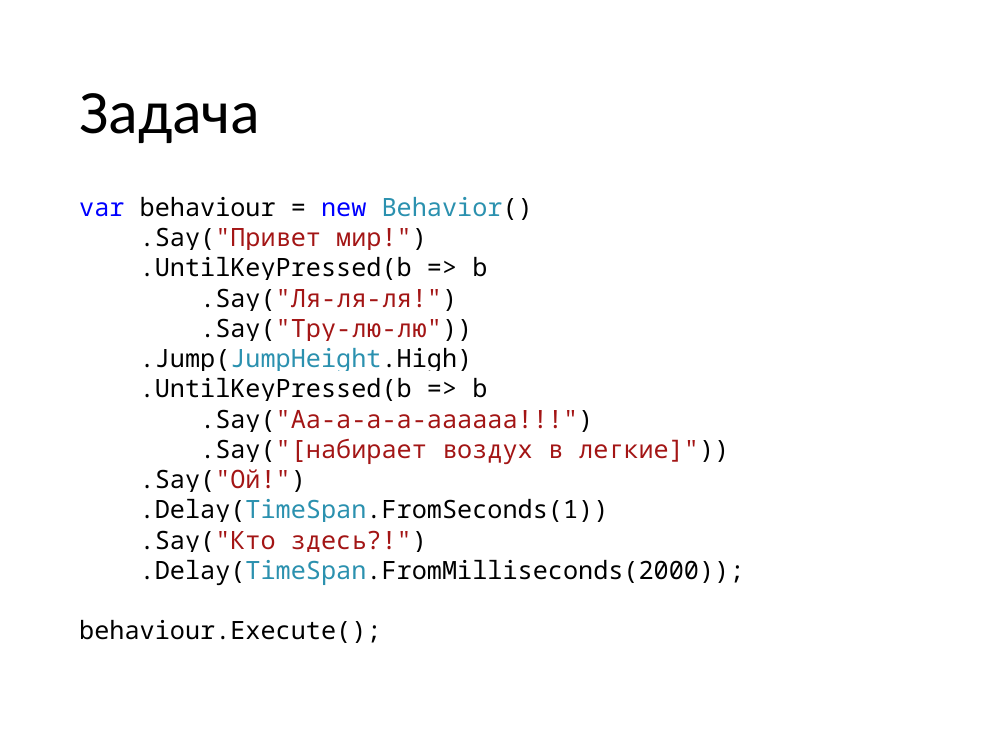
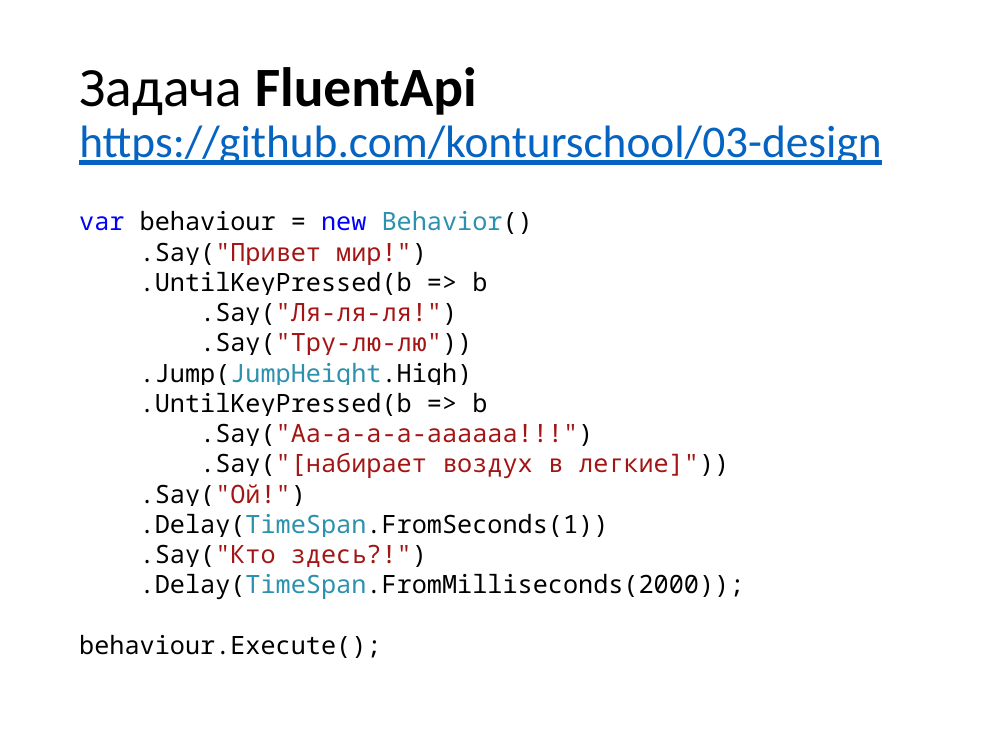
Before and after one commit to valertron/design, a slide deck: slide 17 of Design.pptx. Drawn at 1008x756 pixels with LibreOffice and Linux fonts; fonts in the diff are those of the drawing. Boxes give left, top, right and bottom in pixels: in the first picture for what was removed or moved away, otherwise in the second. Text is boxed around its words. In the diff, an @@ line names an element or a change of style, - is before the commit and + after.

```diff
--- a/Design.pptx
+++ b/Design.pptx
@@ title at <box>79,67,881,165</box>: text changed; size 44 to 32.4 pt; text colour #000000 to #0563C1 @@
-Задача
+Задача FluentApi
+https://github.com/konturschool/03-design
@@ text "var behaviour = new Behavior()": place and size @@
-text "var behaviour = new Behavior()" at <box>79,197,745,643</box>
+text "var behaviour = new Behavior()" at <box>79,211,745,658</box>
```
Also in this commit, not shown: 3 other slides changed.
